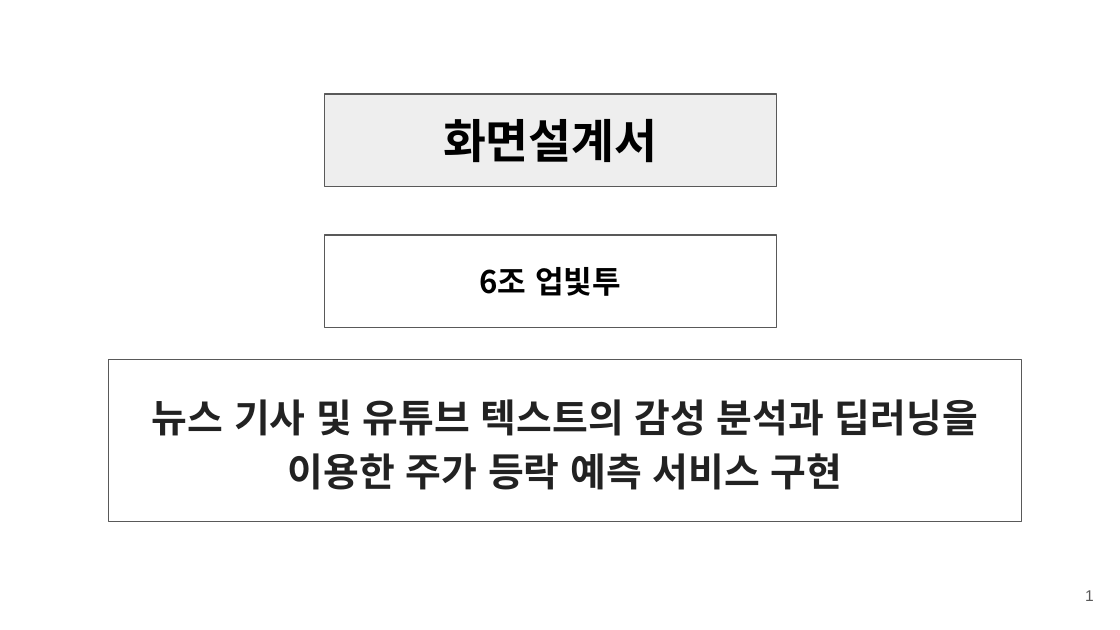
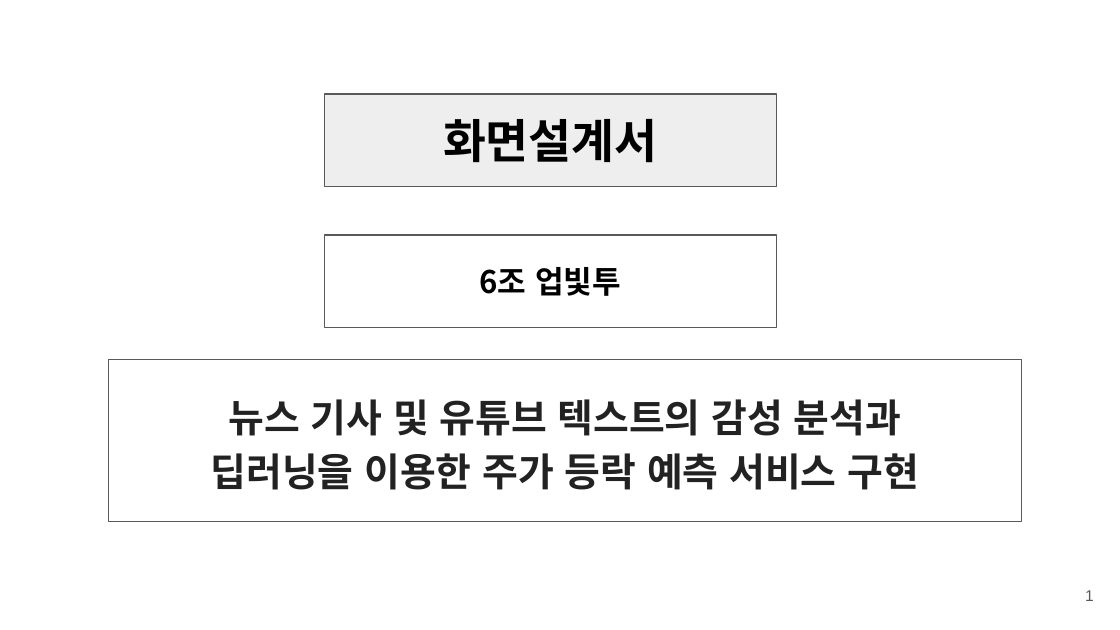
Before and after one commit to gentle-potato/21KDT-Project, a slide deck: slide 1 of 3. Final/Document/3. Wireframe.pptx. Drawn at 1120x630 pixels with LibreOffice and Linux fonts; fonts in the diff are those of the drawing. Boxes give left, top, right and bottom in pixels: in the first picture for what was removed or moved away, otherwise in the second. Text is boxed around its words. In the diff, an @@ line names an element or a change of style, - is before the commit and + after.

```diff
--- a/3. Final/Document/3. Wireframe.pptx
+++ b/3. Final/Document/3. Wireframe.pptx
@@ text in rectangle at (211,399,918,490): text changed @@
-뉴스 기사 및 유튜브 텍스트의 감성 분석과 딥러닝을 이용한 주가 등락 예측 서비스 구현
+뉴스 기사 및 유튜브 텍스트의 감성 분석과
+딥러닝을 이용한 주가 등락 예측 서비스 구현
```
Also in this commit, not shown: 7 other slides changed, 1 slide removed, 1 other file.
